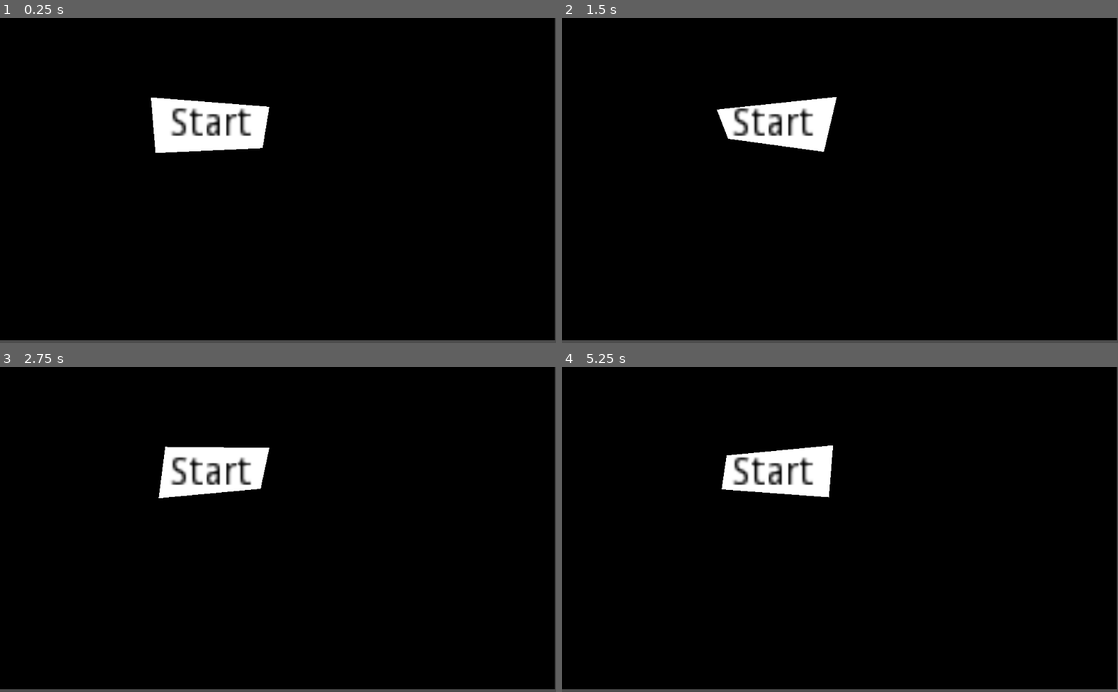
Above: before the commit, frames 1-4 (two rows, left to right).
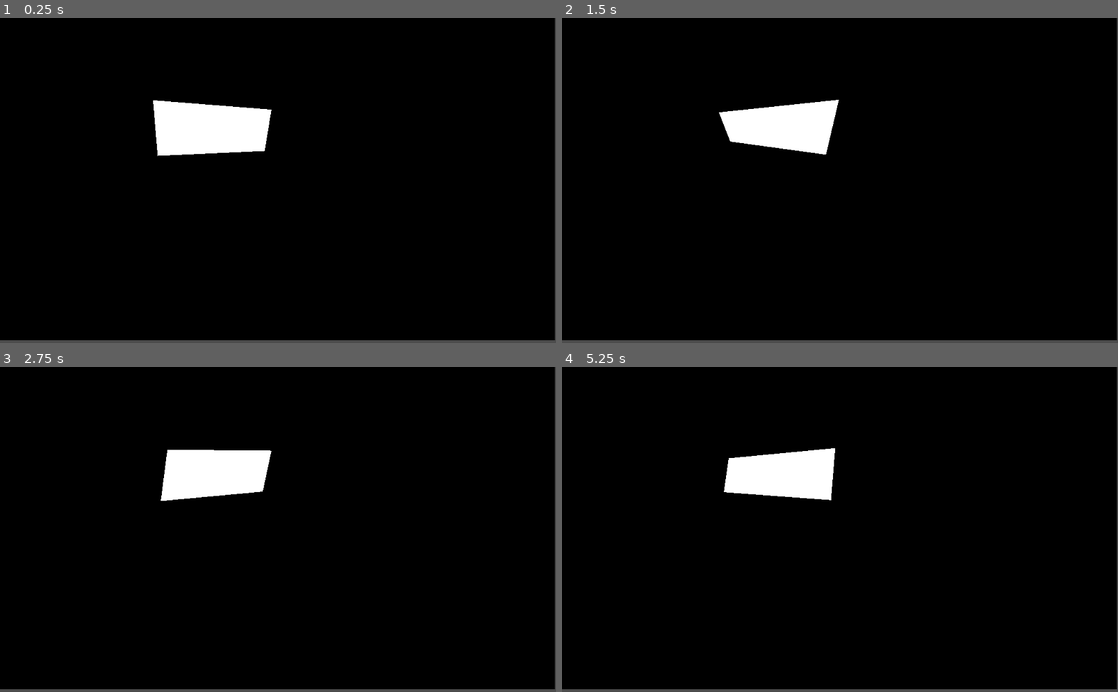
Above: after the commit, the same moments.

Repository: snowbillr/learning-godot
Game: Godot game, scene res://Main.tscn
Two runs of this game, one before a commit and one after it. Both use one fixed random seed, a clock stepped at 60 frames per second and the inputs below.
Inputs:
- Up to frame 1 (0.25 s): no input
- Up to frame 2 (1.5 s): no input
- Up to frame 3 (2.75 s): no input
- Up to frame 4 (5.25 s): no input

The runs differ from the first frame. In frame 1, 1.2% of the frame differs, in the area x 27-49%, y 24-43%; in frame 2, 1.1%; in frame 3, 1.2%; in frame 4, 1.2%.

Commit message:
persona font

Diff:
--- a/persona-5-button/Main.tscn
+++ b/persona-5-button/Main.tscn
@@ -1,6 +1,12 @@
-[gd_scene load_steps=4 format=2]
+[gd_scene load_steps=6 format=2]
 
 [ext_resource path="res://PersonaButton.gd" type="Script" id=1]
+[ext_resource path="res://Persona.ttf" type="DynamicFontData" id=2]
+
+[sub_resource type="DynamicFont" id=3]
+size = 48
+outline_size = 1
+font_data = ExtResource( 2 )
 
 [sub_resource type="Shader" id=1]
 code = "shader_type canvas_item;
@@ -28,7 +34,7 @@
 margin_top = 160.973
 margin_right = 351.519
 margin_bottom = 174.973
-rect_scale = Vector2( 5.2, 5.2 )
+custom_fonts/font = SubResource( 3 )
 custom_colors/font_color = Color( 1, 1, 1, 1 )
 text = "Start"
 __meta__ = {
@@ -37,7 +43,7 @@
 
 [node name="PersonaButton" type="Polygon2D" parent="."]
 material = SubResource( 2 )
-position = Vector2( 179.174, 88.0592 )
+position = Vector2( 183.084, 93.2729 )
 scale = Vector2( 0.532286, 0.54386 )
 polygon = PoolVector2Array( 213.089, 123.044, 585.869, 123.696, 586.521, 271.635, 221.561, 271.635 )
 script = ExtResource( 1 )
